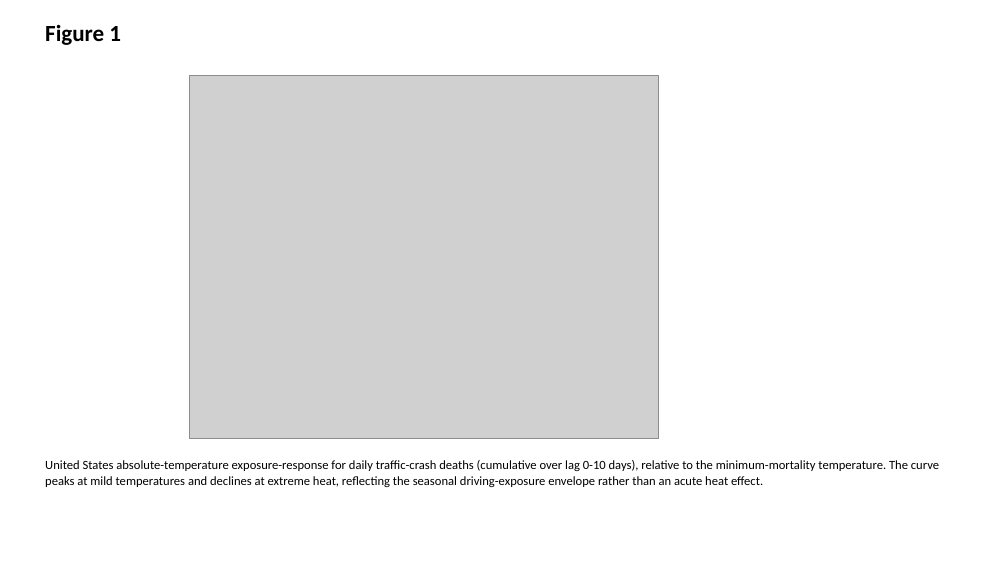
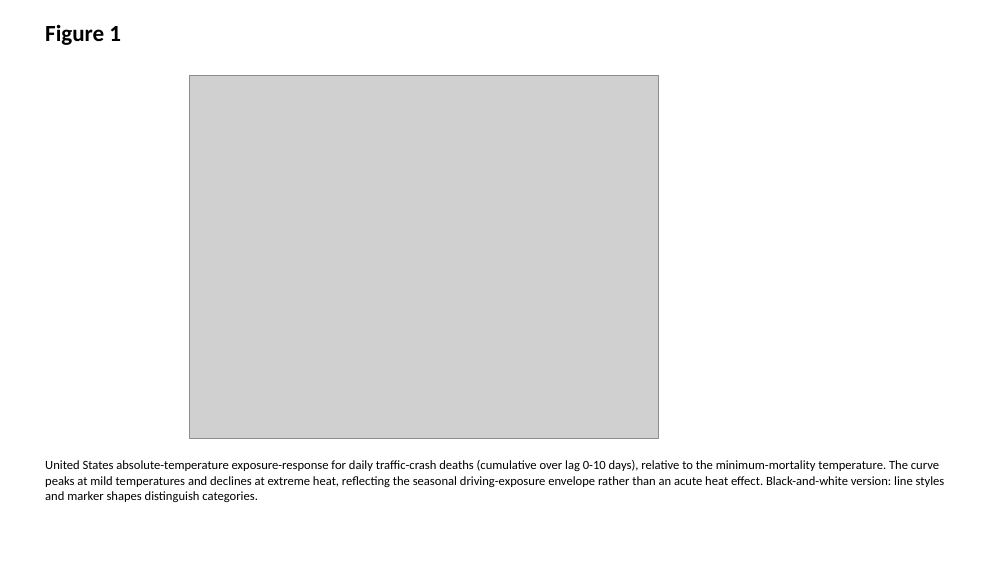
Before and after one commit to bougtoir/heat-accidents-mortality, a slide deck: slide 1 of heat_accidents_mortality/output/manuscript_bw/figures.pptx. Drawn at 1008x567 pixels with LibreOffice and Linux fonts; fonts in the diff are those of the drawing; grey boxes stand for pictures. Boxes give left, top, right and bottom in pixels: in the first picture for what was removed or moved away, otherwise in the second. Text is boxed around its words. In the diff, an @@ line names an element or a change of style, - is before the commit and + after.

```diff
--- a/heat_accidents_mortality/output/manuscript_bw/figures.pptx
+++ b/heat_accidents_mortality/output/manuscript_bw/figures.pptx
@@ text at [45,460,945,502]: text changed @@
-United States absolute-temperature exposure-response for daily traffic-crash deaths (cumulative over lag 0-10 days), relative to the minimum-mortality temperature. The curve peaks at mild temperatures and declines at extreme heat, reflecting the seasonal driving-exposure envelope rather than an acute heat effect.
+United States absolute-temperature exposure-response for daily traffic-crash deaths (cumulative over lag 0-10 days), relative to the minimum-mortality temperature. The curve peaks at mild temperatures and declines at extreme heat, reflecting the seasonal driving-exposure envelope rather than an acute heat effect. Black-and-white version: line styles and marker shapes distinguish categories.
```
Also in this commit, not shown: 9 other slides changed, 42 other files.
